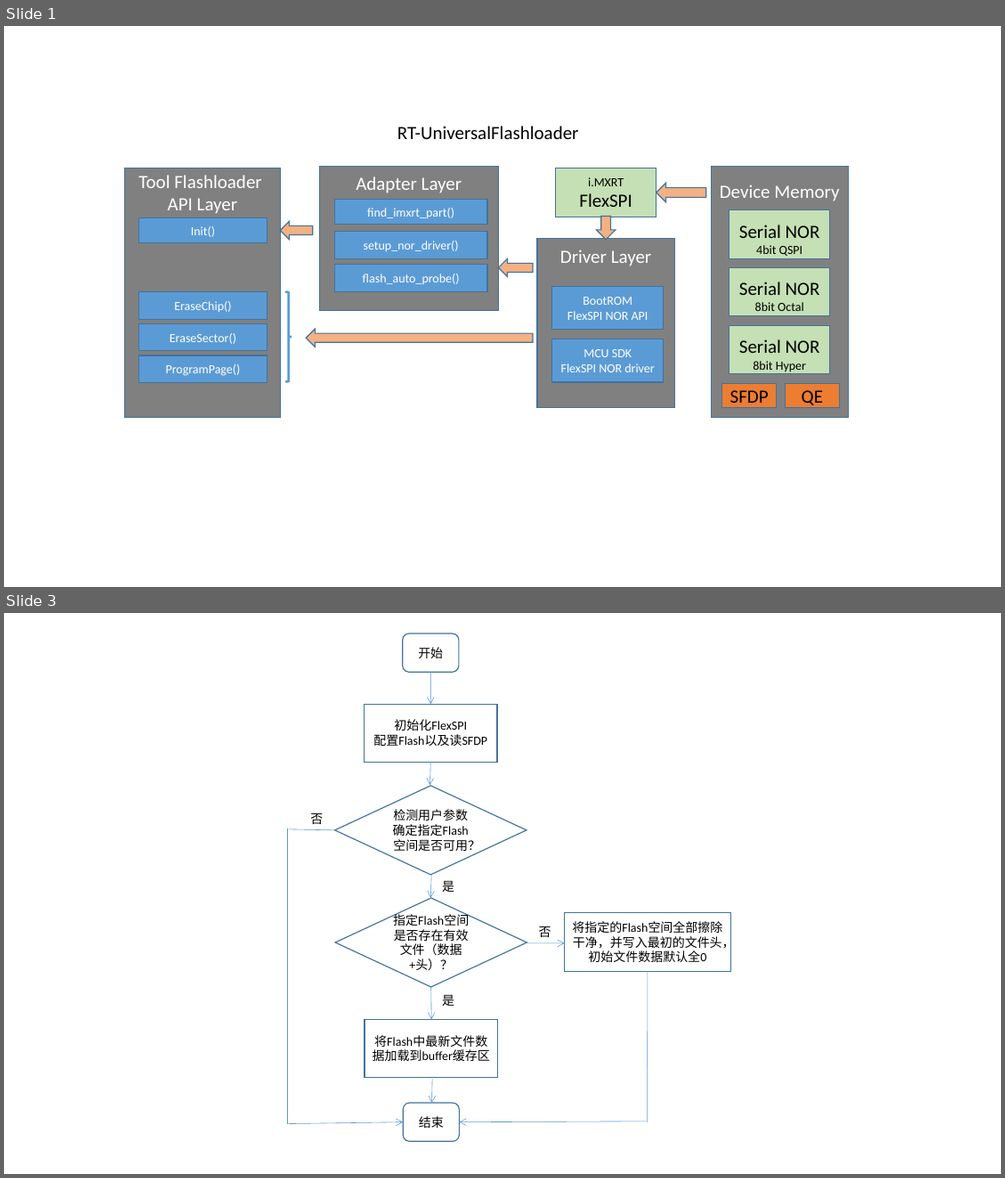
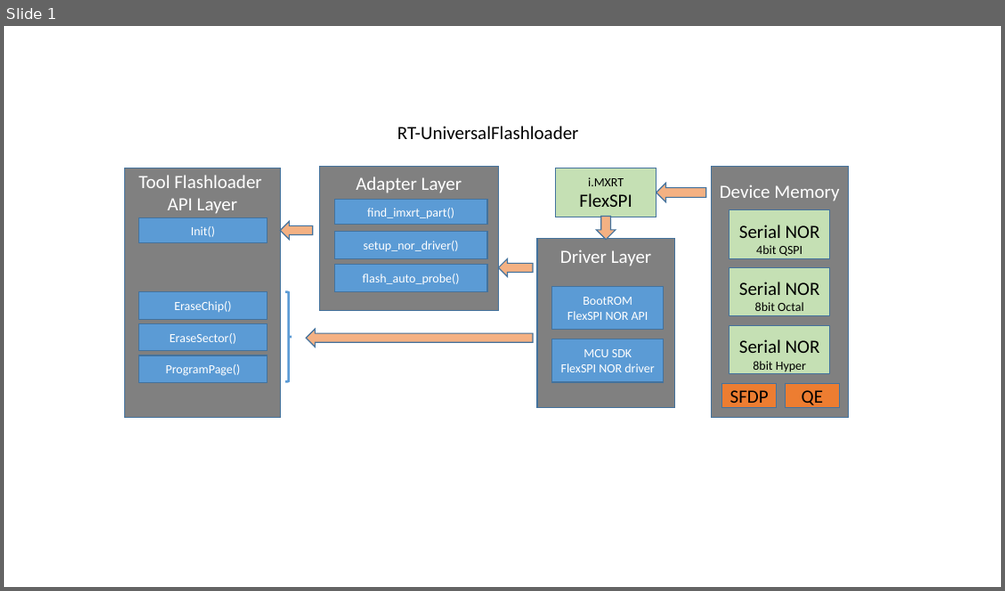
Before and after one commit to JayHeng/RT-UniversalFlashloader, a slide deck: doc/Architecture_Design.pptx. Shown one above the other, each under a label of ours: slides 1 and 3 before the commit, slide 1 after it; the slides between them are not shown. The pictures are 1005x1178 and 1005x591 pixels, drawn with LibreOffice and Linux fonts; fonts in the diff are those of the drawing. Boxes give left, top, right and bottom in pixels: in the first picture for what was removed or moved away, otherwise in the second. Text is boxed around its words. In the diff, an @@ line names an element or a change of style, - is before the commit and + after.

Commit message:
Update doc

```diff
--- a/doc/Architecture_Design.pptx
+++ b/doc/Architecture_Design.pptx
@@ slide 3 removed at [4, 613, 1001, 1174], background #FFFFFF @@
@@ rounded rectangle removed at [403, 633, 459, 672] @@
-开始
@@ arrow removed from (431, 672) to (431, 705) @@
@@ rectangle removed at [364, 705, 498, 762] @@
-初始化FlexSPI
-配置Flash以及读SFDP
@@ arrow removed from (431, 762) to (430, 785) @@
@@ diamond removed at [334, 786, 526, 875] @@
-检测用户参数确定指定Flash空间是否可用？
@@ text removed at [310, 813, 323, 824] @@
-否
@@ line removed from (287, 828) to (287, 1125) @@
@@ line removed from (334, 830) to (289, 829) @@
@@ arrow removed from (432, 875) to (431, 898) @@
@@ diamond removed at [335, 898, 526, 987] @@
-指定Flash空间是否存在有效文件（数据+头）？
@@ text removed at [442, 881, 454, 892] @@
-是
@@ text removed at [539, 926, 551, 937] @@
-否
@@ rectangle removed at [565, 913, 731, 971] @@
-将指定的Flash空间全部擦除干净，并写入最初的文件头，初始文件数据默认全0
@@ arrow removed from (526, 943) to (565, 943) @@
@@ line removed from (647, 971) to (647, 1122) @@
@@ arrow removed from (431, 987) to (432, 1019) @@
@@ text removed at [442, 995, 454, 1005] @@
-是
@@ rectangle removed at [364, 1019, 498, 1077] @@
-将Flash中最新文件数据加载到buffer缓存区
@@ arrow removed from (432, 1078) to (432, 1103) @@
@@ rounded rectangle removed at [404, 1103, 460, 1141] @@
-结束
@@ arrow removed from (288, 1124) to (404, 1122) @@
@@ arrow removed from (647, 1121) to (460, 1122) @@
```
Also in this commit, not shown: 7 other slides removed.
